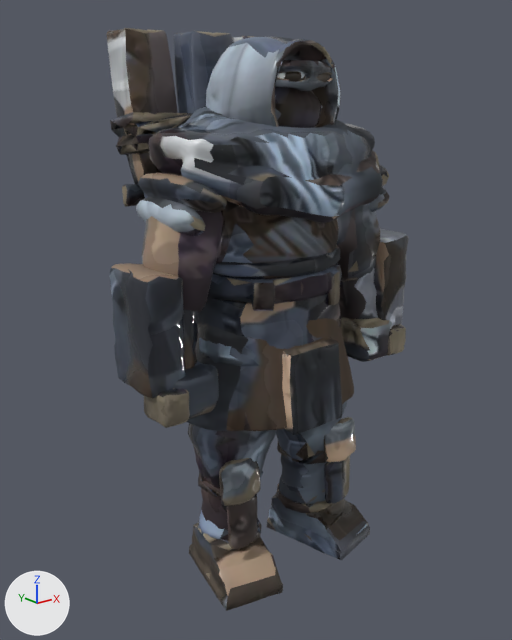
An edit to the glTF model games/vale/art/out/fighters/hesmi/hesmi_gorgewalk.glb, drawn before and after from the same camera.
One viewpoint serves both versions: a 50 mm lens placed at (-1.88, -2.25, 2.04), pointed at (-0.01, 0.08, 1.11). Arrows for +X, +Y and +Z are at lower left; the lights stay in place. The older version comes first. Vertices at exactly the same position are counted once.

Names of what the first picture shows: 'hesmi_gorgewalk'.
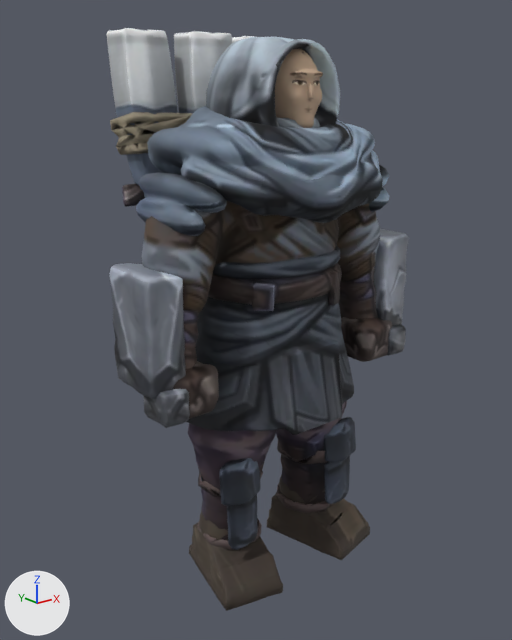
Location of each change, (x1, y1, x2, y2) in pixels of the pictures (512 x 640 px; the box of a moved part takes in the faces that stretch with it):
```json
{"part": 1, "of": "me_hesmi", "change": "moved or reshaped", "before": [275, 60, 332, 128], "after": [275, 49, 323, 128]}
{"part": 2, "of": "me_hesmi", "change": "surface changed", "before": [107, 28, 409, 611], "after": [107, 28, 409, 611]}
```

The change, as JSON lines over the scene's bpy script:
```json
{"block": "me_hesmi", "where": "# used by ob_hesmi_gorgewalk; location = (0.0, 0.0, 0.0)"}
{"op": "remove", "block": "me_hesmi", "code": "me_hesmi.from_pydata(...)  # 10347 vertices, 21431 faces; spans x -0.7..0.7, y -0.4..0.57, z 0.0..2.3"}
{"op": "add", "block": "me_hesmi", "code": "me_hesmi.from_pydata(...)  # 10345 vertices, 21422 faces; spans x -0.7..0.7, y -0.4..0.57, z 0.0..2.3"}
{"block": "me_hesmi", "change": "me_hesmi part 1: 28 vertices moved from x -0.1..0.1, y -0.24..-0.04, z 1.77..2.17 to x -0.1..0.1, y -0.23..-0.04, z 1.77..2.17; 576 vertices removed from x -0.16..0.16, y -0.24..0.11, z 1.73..2.17; 574 vertices added at x -0.15..0.15, y -0.24..0.1, z 1.74..2.21"}
{"block": "me_hesmi", "change": "me_hesmi part 2: 19605 kept faces spanning x -0.7..0.7, y -0.4..0.57, z 0.0..2.3 get new texture (UV) coordinates"}
```
